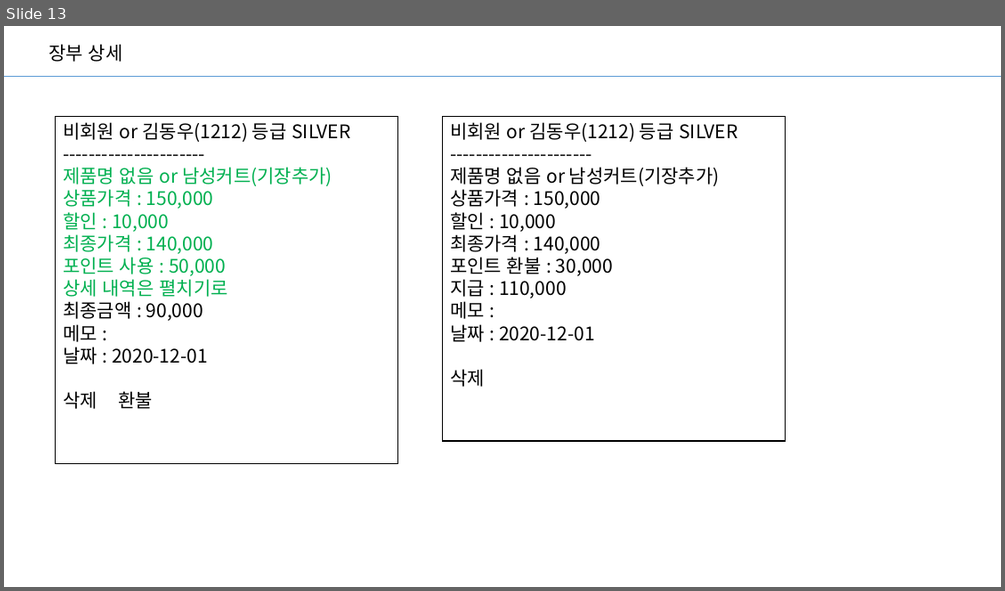
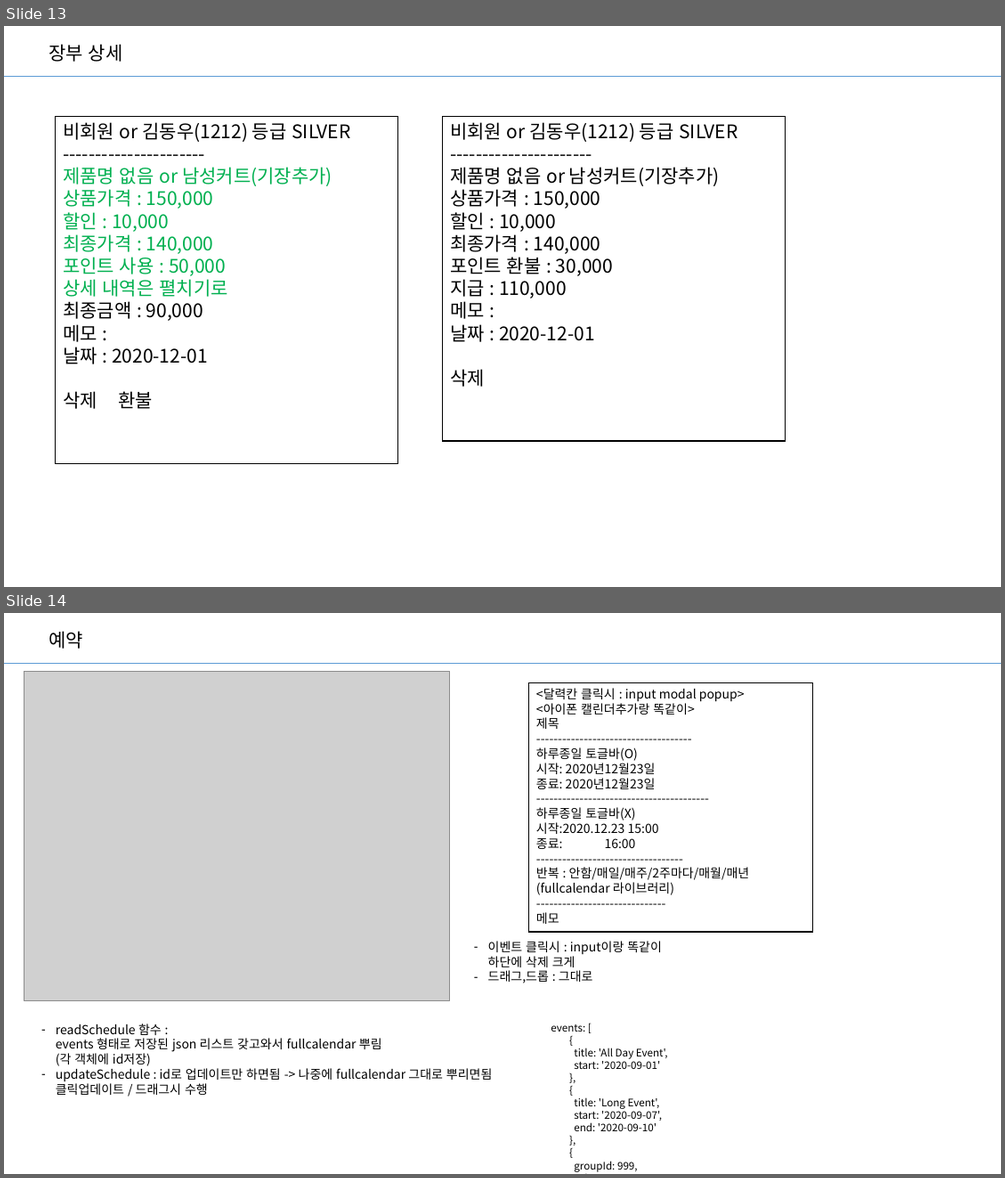
Before and after one commit to kimdongwoowoo/aura-hair, a slide deck: Aura UX.pptx. Shown one above the other, each under a label of ours: slide 13 before the commit, slides 13 and 14 after it. The pictures are 1005x591 and 1005x1178 pixels, drawn with LibreOffice and Linux fonts; fonts in the diff are those of the drawing; grey boxes stand for pictures. Boxes give left, top, right and bottom in pixels: in the first picture for what was removed or moved away, otherwise in the second. Text is boxed around its words. In the diff, an @@ line names an element or a change of style, - is before the commit and + after.

Commit message:
일정추가form

```diff
--- a/Aura UX.pptx
+++ b/Aura UX.pptx
@@ slide 14 added at (4, 613, 1001, 1174), background #FFFFFF @@
@@ text added at (48, 631, 83, 649), 18 pt, text #000000 @@
+예약
@@ line added from (4, 663) to (1001, 663), #5B9BD5 0.5 pt @@
@@ picture added at (24, 672, 450, 1000) @@
@@ rectangle added at (529, 682, 813, 932), fill #FFFFFF, outline #000000 1 pt, 12 pt, text #000000 @@
+<달력칸 클릭시 : input modal popup>
+<아이폰 캘린더추가랑 똑같이>
+제목
+------------------------------------
+하루종일 토글바(O)
+시작: 2020년12월23일
+종료: 2020년12월23일
+----------------------------------------
+하루종일 토글바(X)
+시작:2020.12.23 15:00
+종료: 16:00
+----------------------------------
+반복 : 안함/매일/매주/2주마다/매월/매년 (fullcalendar 라이브러리)
+------------------------------
+메모
@@ text added at (488, 941, 662, 983), 12 pt, text #000000 @@
+– 이벤트 클릭시 : input이랑 똑같이
+  하단에 삭제 크게
+– 드래그,드롭 : 그대로
@@ text added at (56, 1023, 492, 1094), 12 pt, text #000000 @@
+– readSchedule 함수 :
+  events 형태로 저장된 json 리스트 갖고와서 fullcalendar 뿌림
+  (각 객체에 id저장)
+– updateSchedule : id로 업데이트만 하면됨 -> 나중에 fullcalendar 그대로 뿌리면됨
+  클릭업데이트 / 드래그시 수행
@@ text added at (550, 1024, 668, 1172), 10 pt, text #000000 @@
+events: [
+{
+title: 'All Day Event',
+start: '2020-09-01'
+},
+{
+title: 'Long Event',
+start: '2020-09-07',
+end: '2020-09-10'
+},
+{
+groupId: 999,
+title: 'Repeating Event',
+start: '2020-09-09T16:00:00'
+},
```
Also in this commit, not shown: 4 other files.
